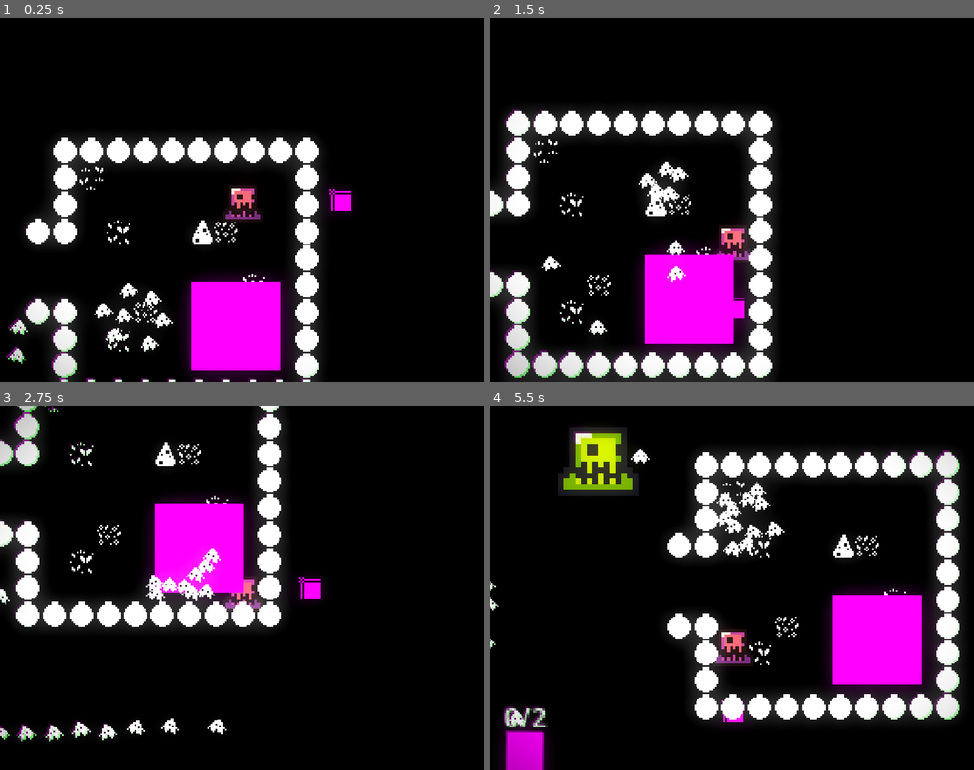
Above: before the commit, frames 1-4 (two rows, left to right).
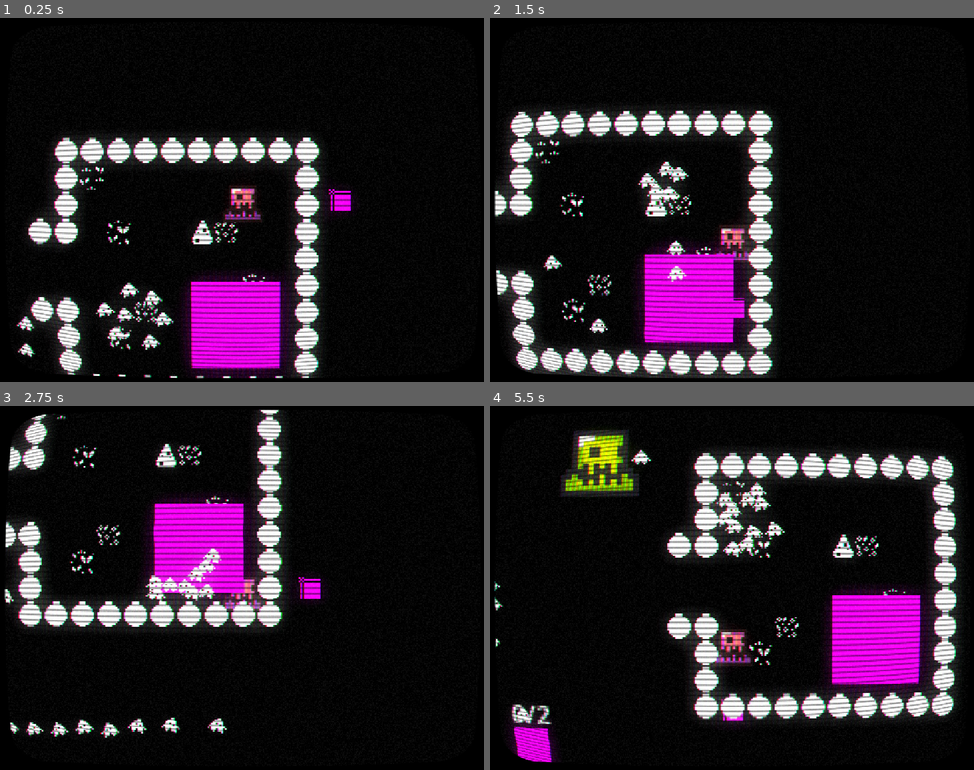
Above: after the commit, the same moments.

Repository: Octaniko/EnemyOfNone
Game: Godot game, scene res://scenes/world.tscn
Two runs of this game, one before a commit and one after it. Both use one fixed random seed, a clock stepped at 60 frames per second and the inputs below.
Inputs:
- Up to frame 1 (0.25 s): no input
- Up to frame 2 (1.5 s): hold D (right) 0.53-1.28 s; hold Shift (recall) 0.53-1.28 s; hold S (down) from 1.28 s (still down); tap Space (rush) at 1.35 s
- Up to frame 3 (2.75 s): release S (down) at 2.03 s; hold D (right) from 2.03 s (still down); hold Shift (recall) from 2.03 s (still down)
- Up to frame 4 (5.5 s): release D (right) at 2.78 s; release Shift (recall) at 2.78 s; hold W (up) 2.78-3.53 s; tap Space (rush) at 2.85, 4.35 s; hold Shift (recall) 3.53-4.28 s; hold A (left) 3.53-5.03 s; hold S (down) from 5.03 s (still down); hold Shift (recall) from 5.03 s (still down)

The runs differ from the first frame. In frame 1, 8.7% of the frame differs, in the area x 1-73%, y 32-100%; in frame 2, 12%; in frame 3, 8.9%; in frame 4, 13%, in the area x 0-97%, y 5-100%.

Commit message:
feat: Add VHS shader

Diff:
--- /dev/null
+++ b/assets/shaders/vhs.gdshader
@@ -0,0 +1,230 @@
+/*
+Shader from Godot Shaders - the free shader library.
+godotshaders.com/shader/VHS-and-CRT-monitor-effect
+
+This shader is under CC0 license. Feel free to use, improve and
+change this shader according to your needs and consider sharing
+the modified result to godotshaders.com.
+*/
+
+shader_type canvas_item;
+
+//*** IMPORTANT! ***/
+// - If you are using this shader to affect the node it is applied to set 'overlay' to false (unchecked in the instepctor).
+// - If you are using this shader as an overlay, and want the shader to affect the nodes below in the Scene hierarchy,
+//   set 'overlay' to true (checked in the inspector).
+// On Mac there is potentially a bug causing this to not work properly. If that is the case and you want to use the shader as an overlay
+// change all "overlay ? SCREEN_TEXTURE : TEXTURE" to only "SCREEN_TEXTURE" on lines 129-140, and "vec2 uv = overlay ? warp(SCREEN_UV) : warp(UV);"
+// to "vec2 uv = warp(SCREEN_UV);" on line 98.
+uniform bool overlay = false;
+
+uniform float scanlines_opacity : hint_range(0.0, 1.0) = 0.4;
+uniform float scanlines_width : hint_range(0.0, 0.5) = 0.25;
+uniform float grille_opacity : hint_range(0.0, 1.0) = 0.3;
+uniform vec2 resolution = vec2(640.0, 480.0); // Set the number of rows and columns the texture will be divided in. Scanlines and grille will make a square based on these values
+
+uniform bool pixelate = true; // Fill each square ("pixel") with a sampled color, creating a pixel look and a more accurate representation of how a CRT monitor would work.
+
+uniform bool roll = true;
+uniform float roll_speed = 8.0; // Positive values are down, negative are up
+uniform float roll_size : hint_range(0.0, 100.0) = 15.0;
+uniform float roll_variation : hint_range(0.1, 5.0) = 1.8; // This valie is not an exact science. You have to play around with the value to find a look you like. How this works is explained in the code below.
+uniform float distort_intensity : hint_range(0.0, 0.2) = 0.05; // The distortion created by the rolling effect.
+
+uniform float noise_opacity : hint_range(0.0, 1.0) = 0.4;
+uniform float noise_speed = 5.0; // There is a movement in the noise pattern that can be hard to see first. This sets the speed of that movement.
+
+uniform float static_noise_intensity : hint_range(0.0, 1.0) = 0.06;
+
+uniform float aberration : hint_range(-1.0, 1.0) = 0.03; // Chromatic aberration, a distortion on each color channel.
+uniform float brightness = 1.4; // When adding scanline gaps and grille the image can get very dark. Brightness tries to compensate for that.
+uniform bool discolor = true; // Add a discolor effect simulating a VHS
+
+uniform float warp_amount :hint_range(0.0, 5.0) = 1.0; // Warp the texture edges simulating the curved glass of a CRT monitor or old TV.
+uniform bool clip_warp = false;
+
+uniform float vignette_intensity = 0.4; // Size of the vignette, how far towards the middle it should go.
+uniform float vignette_opacity : hint_range(0.0, 1.0) = 0.5;
+uniform sampler2D SCREEN_TEXTURE : hint_screen_texture, filter_linear_mipmap;
+
+// Used by the noise functin to generate a pseudo random value between 0.0 and 1.0
+vec2 random(vec2 uv){
+    uv = vec2( dot(uv, vec2(127.1,311.7) ),
+               dot(uv, vec2(269.5,183.3) ) );
+    return -1.0 + 2.0 * fract(sin(uv) * 43758.5453123);
+}
+
+// Generate a Perlin noise used by the distortion effects
+float noise(vec2 uv) {
+    vec2 uv_index = floor(uv);
+    vec2 uv_fract = fract(uv);
+
+    vec2 blur = smoothstep(0.0, 1.0, uv_fract);
+
+    return mix( mix( dot( random(uv_index + vec2(0.0,0.0) ), uv_fract - vec2(0.0,0.0) ),
+                     dot( random(uv_index + vec2(1.0,0.0) ), uv_fract - vec2(1.0,0.0) ), blur.x),
+                mix( dot( random(uv_index + vec2(0.0,1.0) ), uv_fract - vec2(0.0,1.0) ),
+                     dot( random(uv_index + vec2(1.0,1.0) ), uv_fract - vec2(1.0,1.0) ), blur.x), blur.y) * 0.5 + 0.5;
+}
+
+// Takes in the UV and warps the edges, creating the spherized effect
+vec2 warp(vec2 uv){
+	vec2 delta = uv - 0.5;
+	float delta2 = dot(delta.xy, delta.xy);
+	float delta4 = delta2 * delta2;
+	float delta_offset = delta4 * warp_amount;
+
+	return uv + delta * delta_offset;
+}
+
+// Adds a black border to hide stretched pixel created by the warp effect
+float border (vec2 uv){
+	float radius = min(warp_amount, 0.08);
+	radius = max(min(min(abs(radius * 2.0), abs(1.0)), abs(1.0)), 1e-5);
+	vec2 abs_uv = abs(uv * 2.0 - 1.0) - vec2(1.0, 1.0) + radius;
+	float dist = length(max(vec2(0.0), abs_uv)) / radius;
+	float square = smoothstep(0.96, 1.0, dist);
+	return clamp(1.0 - square, 0.0, 1.0);
+}
+
+// Adds a vignette shadow to the edges of the image
+float vignette(vec2 uv){
+	uv *= 1.0 - uv.xy;
+	float vignette = uv.x * uv.y * 15.0;
+	return pow(vignette, vignette_intensity * vignette_opacity);
+}
+
+void fragment()
+{
+	vec2 uv = overlay ? warp(SCREEN_UV) : warp(UV); // Warp the uv. uv will be used in most cases instead of UV to keep the warping
+	vec2 text_uv = uv;
+	vec2 roll_uv = vec2(0.0);
+	float time = roll ? TIME : 0.0;
+
+
+	// Pixelate the texture based on the given resolution.
+	if (pixelate)
+	{
+		text_uv = ceil(uv * resolution) / resolution;
+	}
+
+	// Create the rolling effect. We need roll_line a bit later to make the noise effect.
+	// That is why this runs if roll is true OR noise_opacity is over 0.
+	float roll_line = 0.0;
+	if (roll || noise_opacity > 0.0)
+	{
+		// Create the areas/lines where the texture will be distorted.
+		roll_line = smoothstep(0.3, 0.9, sin(uv.y * roll_size - (time * roll_speed) ) );
+		// Create more lines of a different size and apply to the first set of lines. This creates a bit of variation.
+		roll_line *= roll_line * smoothstep(0.3, 0.9, sin(uv.y * roll_size * roll_variation - (time * roll_speed * roll_variation) ) );
+		// Distort the UV where where the lines are
+		roll_uv = vec2(( roll_line * distort_intensity * (1.-UV.x)), 0.0);
+	}
+
+	vec4 text;
+	if (roll)
+	{
+		// If roll is true distort the texture with roll_uv. The texture is split up into RGB to
+		// make some chromatic aberration. We apply the aberration to the red and green channels accorging to the aberration parameter
+		// and intensify it a bit in the roll distortion.
+		text.r = texture(SCREEN_TEXTURE, text_uv + roll_uv * 0.8 + vec2(aberration, 0.0) * .1).r;
+		text.g = texture(SCREEN_TEXTURE, text_uv + roll_uv * 1.2 - vec2(aberration, 0.0) * .1 ).g;
+		text.b = texture(SCREEN_TEXTURE, text_uv + roll_uv).b;
+		text.a = 1.0;
+	}
+	else
+	{
+		// If roll is false only apply the aberration without any distorion. The aberration values are very small so the .1 is only
+		// to make the slider in the Inspector less sensitive.
+		text.r = texture(SCREEN_TEXTURE, text_uv + vec2(aberration, 0.0) * .1).r;
+		text.g = texture(SCREEN_TEXTURE, text_uv - vec2(aberration, 0.0) * .1).g;
+		text.b = texture(SCREEN_TEXTURE, text_uv).b;
+		text.a = 1.0;
+	}
+
+	float r = text.r;
+	float g = text.g;
+	float b = text.b;
+
+	uv = warp(UV);
+
+	// CRT monitors don't have pixels but groups of red, green and blue dots or lines, called grille. We isolate the texture's color channels
+	// and divide it up in 3 offsetted lines to show the red, green and blue colors next to each other, with a small black gap between.
+	if (grille_opacity > 0.0){
+
+		float g_r = smoothstep(0.85, 0.95, abs(sin(uv.x * (resolution.x * 3.14159265))));
+		r = mix(r, r * g_r, grille_opacity);
+
+		float g_g = smoothstep(0.85, 0.95, abs(sin(1.05 + uv.x * (resolution.x * 3.14159265))));
+		g = mix(g, g * g_g, grille_opacity);
+
+		float b_b = smoothstep(0.85, 0.95, abs(sin(2.1 + uv.x * (resolution.x * 3.14159265))));
+		b = mix(b, b * b_b, grille_opacity);
+
+	}
+
+	// Apply the grille to the texture's color channels and apply Brightness. Since the grille and the scanlines (below) make the image very dark you
+	// can compensate by increasing the brightness.
+	text.r = clamp(r * brightness, 0.0, 1.0);
+	text.g = clamp(g * brightness, 0.0, 1.0);
+	text.b = clamp(b * brightness, 0.0, 1.0);
+
+	// Scanlines are the horizontal lines that make up the image on a CRT monitor.
+	// Here we are actual setting the black gap between each line, which I guess is not the right definition of the word, but you get the idea
+	float scanlines = 0.5;
+	if (scanlines_opacity > 0.0)
+	{
+		// Same technique as above, create lines with sine and applying it to the texture. Smoothstep to allow setting the line size.
+		scanlines = smoothstep(scanlines_width, scanlines_width + 0.5, abs(sin(uv.y * (resolution.y * 3.14159265))));
+		text.rgb = mix(text.rgb, text.rgb * vec3(scanlines), scanlines_opacity);
+	}
+
+	// Apply the banded noise.
+	if (noise_opacity > 0.0)
+	{
+		// Generate a noise pattern that is very stretched horizontally, and animate it with noise_speed
+		float noise = smoothstep(0.4, 0.5, noise(uv * vec2(2.0, 200.0) + vec2(10.0, (TIME * (noise_speed))) ) );
+
+		// We use roll_line (set above) to define how big the noise should be vertically (multiplying cuts off all black parts).
+		// We also add in some basic noise with random() to break up the noise pattern above. The noise is sized according to
+		// the resolution value set in the inspector. If you don't like this look you can
+		// change "ceil(uv * resolution) / resolution" to only "uv" to make it less pixelated. Or multiply resolution with som value
+		// greater than 1.0 to make them smaller.
+		roll_line *= noise * scanlines * clamp(random((ceil(uv * resolution) / resolution) + vec2(TIME * 0.8, 0.0)).x + 0.8, 0.0, 1.0);
+		// Add it to the texture based on noise_opacity
+		text.rgb = clamp(mix(text.rgb, text.rgb + roll_line, noise_opacity), vec3(0.0), vec3(1.0));
+	}
+
+	// Apply static noise by generating it over the whole screen in the same way as above
+	if (static_noise_intensity > 0.0)
+	{
+		text.rgb += clamp(random((ceil(uv * resolution) / resolution) + fract(TIME)).x, 0.0, 1.0) * static_noise_intensity;
+	}
+
+	// Apply a black border to hide imperfections caused by the warping.
+	// Also apply the vignette
+	text.rgb *= border(uv);
+	text.rgb *= vignette(uv);
+	// Hides the black border and make that area transparent. Good if you want to add the the texture on top an image of a TV or monitor.
+	if (clip_warp)
+	{
+		text.a = border(uv);
+	}
+
+	// Apply discoloration to get a VHS look (lower saturation and higher contrast)
+	// You can play with the values below or expose them in the Inspector.
+	float saturation = 0.5;
+	float contrast = 1.2;
+	if (discolor)
+	{
+		// Saturation
+		vec3 greyscale = vec3(text.r + text.g + text.b) / 3.;
+		text.rgb = mix(text.rgb, greyscale, saturation);
+
+		// Contrast
+		float midpoint = pow(0.5, 2.2);
+		text.rgb = (text.rgb - vec3(midpoint)) * contrast + midpoint;
+	}
+
+	COLOR = text;
+}
--- a/scenes/world.tscn
+++ b/scenes/world.tscn
@@ -1,10 +1,11 @@
-[gd_scene load_steps=20 format=4 uid="uid://srlmnfge160e"]
+[gd_scene load_steps=22 format=4 uid="uid://srlmnfge160e"]
 
 [ext_resource type="Shader" uid="uid://c7hqetjmaq3p4" path="res://assets/shaders/chromatic_aberration.gdshader" id="1_i7141"]
 [ext_resource type="Texture2D" uid="uid://bu0yc0bvbrptw" path="res://assets/sprites/monochrome-transparent_packed.png" id="1_k0juu"]
 [ext_resource type="Shader" uid="uid://tghd0mr4lhnn" path="res://assets/shaders/vignette.gdshader" id="2_4mrxx"]
 [ext_resource type="Script" uid="uid://b1n2c65ro48n8" path="res://scripts/floor.gd" id="2_71j4m"]
 [ext_resource type="PackedScene" uid="uid://cn0df6p1m8or6" path="res://scenes/entities/unit/unit.tscn" id="3_4wyf3"]
+[ext_resource type="Shader" uid="uid://q3w8b3i4m26u" path="res://assets/shaders/vhs.gdshader" id="3_e3hyu"]
 [ext_resource type="PackedScene" uid="uid://cl1oh7qlfhj1m" path="res://scenes/entities/player/player.tscn" id="3_k0juu"]
 [ext_resource type="PackedScene" uid="uid://kfgm162v1xgt" path="res://scenes/entities/enemy/enemy.tscn" id="6_qfnet"]
 [ext_resource type="Script" uid="uid://dkl042to8ysey" path="res://scenes/entities/unit/unit_manager.gd" id="6_w7kh3"]
@@ -24,6 +25,30 @@
 shader_parameter/softness = 0.67200003192
 shader_parameter/intensity = 0.7810000370975
 shader_parameter/vignette_color = Color(0, 0, 0, 1)
+
+[sub_resource type="ShaderMaterial" id="ShaderMaterial_q5onr"]
+shader = ExtResource("3_e3hyu")
+shader_parameter/overlay = false
+shader_parameter/scanlines_opacity = 0.4
+shader_parameter/scanlines_width = 0.25
+shader_parameter/grille_opacity = 0.3
+shader_parameter/resolution = Vector2(640, 480)
+shader_parameter/pixelate = false
+shader_parameter/roll = true
+shader_parameter/roll_speed = 8.0
+shader_parameter/roll_size = 15.0
+shader_parameter/roll_variation = 1.8
+shader_parameter/distort_intensity = 0.0030000001425
+shader_parameter/noise_opacity = 0.0
+shader_parameter/noise_speed = 5.0
+shader_parameter/static_noise_intensity = 0.06
+shader_parameter/aberration = 0.009000047927500088
+shader_parameter/brightness = 1.4
+shader_parameter/discolor = false
+shader_parameter/warp_amount = 0.302000014345
+shader_parameter/clip_warp = false
+shader_parameter/vignette_intensity = 0.0
+shader_parameter/vignette_opacity = 0.5
 
 [sub_resource type="NavigationPolygon" id="NavigationPolygon_qfnet"]
 vertices = PackedVector2Array(8, 8, -8, 8, -8, -8, 8, -8)
@@ -1165,6 +1190,7 @@
 [node name="ShaderOverlay" type="CanvasLayer" parent="."]
 
 [node name="ChromaticAberration" type="ColorRect" parent="ShaderOverlay"]
+visible = false
 material = SubResource("ShaderMaterial_i7141")
 anchors_preset = 15
 anchor_right = 1.0
@@ -1173,6 +1199,7 @@
 grow_vertical = 2
 
 [node name="Vignette" type="ColorRect" parent="ShaderOverlay"]
+visible = false
 material = SubResource("ShaderMaterial_4mrxx")
 anchors_preset = 15
 anchor_right = 1.0
@@ -1180,6 +1207,14 @@
 grow_horizontal = 2
 grow_vertical = 2
 
+[node name="VHS" type="ColorRect" parent="ShaderOverlay"]
+material = SubResource("ShaderMaterial_q5onr")
+anchors_preset = 15
+anchor_right = 1.0
+anchor_bottom = 1.0
+grow_horizontal = 2
+grow_vertical = 2
+
 [node name="Floor" type="TileMapLayer" parent="."]
 tile_map_data = PackedByteArray("AAD9/wAAAAAAAAAAAAD9////AAAAAAAAAAD9//7/AAAFAAAAAAD+////AAAAAAAAAAD+/wAAAAABAAAAAAD/// …(15120 unchanged characters)…
 tile_set = SubResource("TileSet_71j4m")
Not shown, added: assets/shaders/vhs.gdshader.uid
